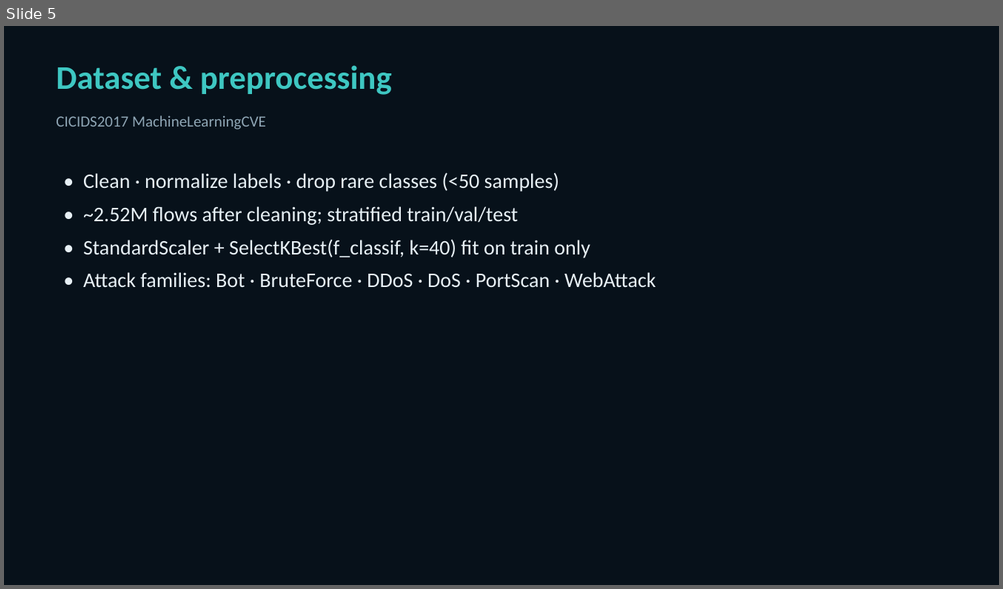
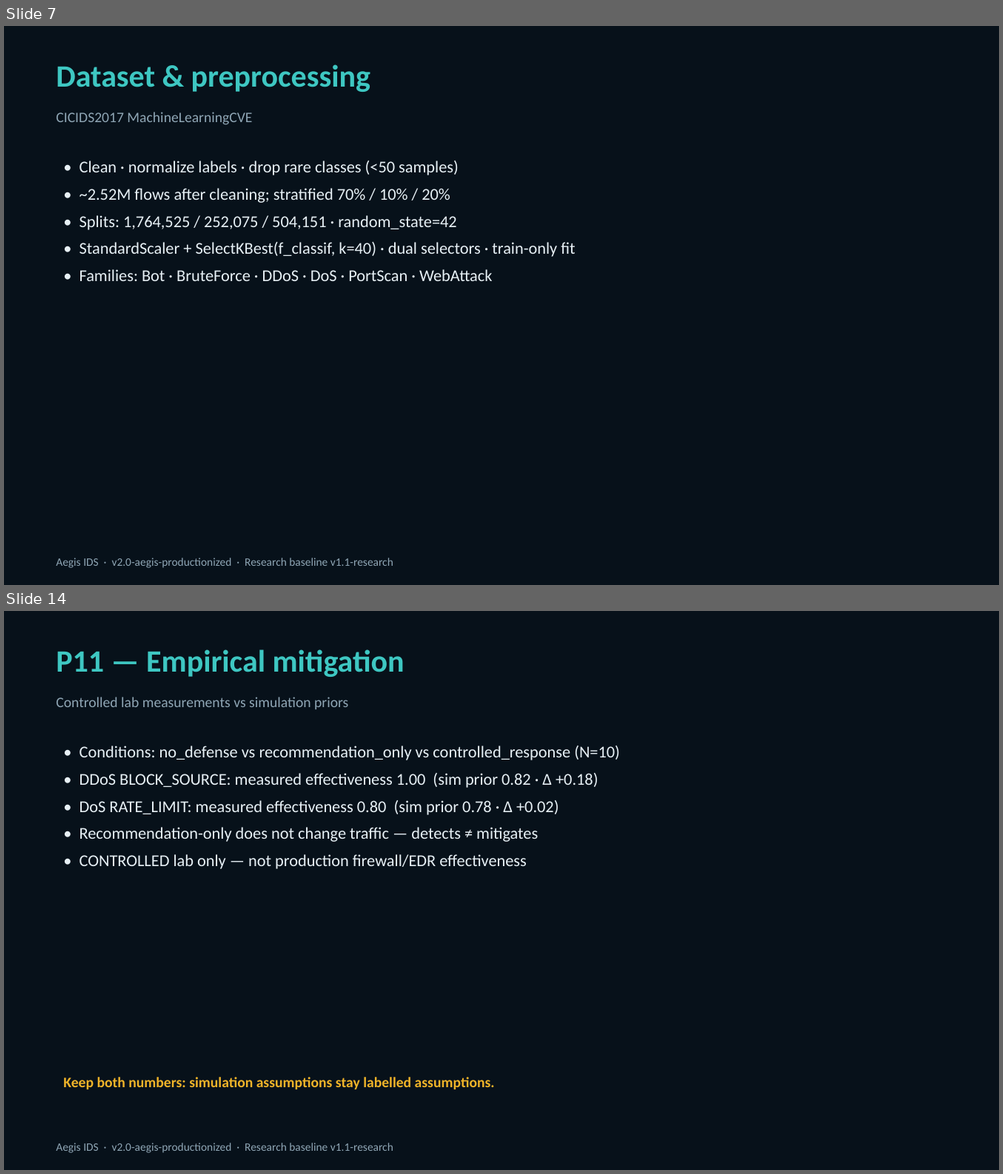
Before and after one commit to Dolendra/Intelligent-Machine-Learning-Based-Intrusion-Detection-and-Attack-Defense-Simulation-System, a slide deck: docs/Aegis_IDS_Viva_Presentation.pptx. Shown one above the other, each under a label of ours: slide 5 before the commit, slides 7 and 14 after it; the slides between them are not shown. The pictures are 1003x589 and 1003x1174 pixels, drawn with LibreOffice and Linux fonts; fonts in the diff are those of the drawing. Boxes give left, top, right and bottom in pixels: in the first picture for what was removed or moved away, otherwise in the second. Text is boxed around its words. In the diff, an @@ line names an element or a change of style, - is before the commit and + after.

```diff
--- a/docs/Aegis_IDS_Viva_Presentation.pptx
+++ b/docs/Aegis_IDS_Viva_Presentation.pptx
@@ slide 14 added at (4,611,999,1170), background #FFFFFF @@
@@ rectangle added at (4,611,999,1170), fill #07111A @@
@@ text added at (56,649,404,677), 30 pt, text #3EC7C2, bold @@
+P11 — Empirical mitigation
@@ text added at (56,697,348,709), 14 pt, text #8FA6B5 @@
+Controlled lab measurements vs simulation priors
@@ text added at (79,746,620,869), 16 pt, text #E7F0F5 @@
+• Conditions: no_defense vs recommendation_only vs controlled_response (N=10)
+• DDoS BLOCK_SOURCE: measured effectiveness 1.00 (sim prior 0.82 · Δ +0.18)
+• DoS RATE_LIMIT: measured effectiveness 0.80 (sim prior 0.78 · Δ +0.02)
+• Recommendation-only does not change traffic — detects ≠ mitigates
+• CONTROLLED lab only — not production firewall/EDR effectiveness
@@ text added at (63,1077,495,1090), 14 pt, text #F0B429, bold @@
+Keep both numbers: simulation assumptions stay labelled assumptions.
@@ text added at (56,1143,393,1153), 11 pt, text #8FA6B5 @@
+Aegis IDS · v2.0-aegis-productionized · Research baseline v1.1-research
@@ what was slide 5 is now slide 7 @@
@@ slide 7 changed as well @@
@@ text "Dataset & preprocessing" at (56,64,370,92): size 32 to 30 pt @@
@@ text "CICIDS2017 MachineLearningCVE" at (56,112,252,125): size 15 to 14 pt @@
@@ text "• Clean · normalize labels ...": place and size @@
-text "• Clean · normalize labels ..." at (83,173,656,288)
+text "• Clean · normalize labels ..." at (79,161,575,281)
@@ text at (79,161,458,175): size 20 to 16 pt in "• Clean · normalize labels · drop ..."; less space between paragraphs @@
@@ text at (79,188,575,281): text changed; size 20 to 16 pt @@
-• ~2.52M flows after cleaning; stratified train/val/test
-• StandardScaler + SelectKBest(f_classif, k=40) fit on train only
-• Attack families: Bot · BruteForce · DDoS · DoS · PortScan · WebAttack
+• ~2.52M flows after cleaning; stratified 70% / 10% / 20%
+• Splits: 1,764,525 / 252,075 / 504,151 · random_state=42
+• StandardScaler + SelectKBest(f_classif, k=40) · dual selectors · train-only fit
+• Families: Bot · BruteForce · DDoS · DoS · PortScan · WebAttack
@@ text added at (56,558,393,568), 11 pt, text #8FA6B5 @@
+Aegis IDS · v2.0-aegis-productionized · Research baseline v1.1-research
```
Also in this commit, not shown: 3 other slides changed, 13 other slides added, 11 slides removed, 3 other files.
